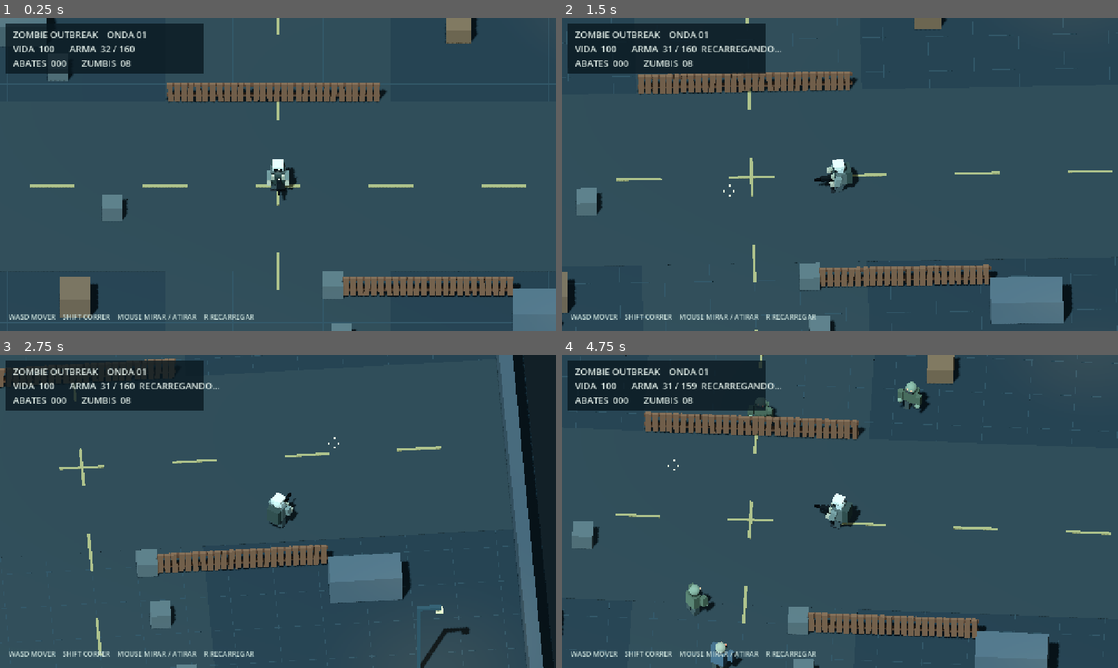
Above: before the commit, frames 1-4 (two rows, left to right).
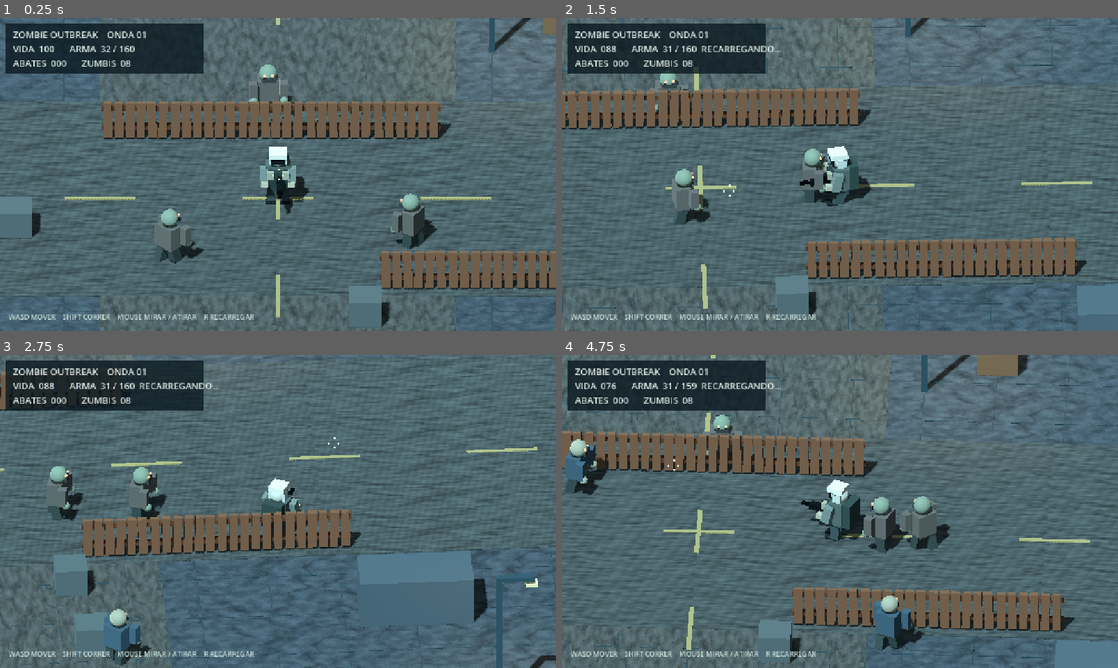
Above: after the commit, the same moments.

Repository: lulualcides-sys/Zumbi
Game: Godot game, scene res://scenes/Main.tscn
Two runs of this game, one before a commit and one after it. Both use one fixed random seed, a clock stepped at 60 frames per second and the inputs below.
Inputs (mouse positions are in pixels of both pictures, inside the frame that each line leads up to):
- Up to frame 1 (0.25 s): no input
- Up to frame 2 (1.5 s): tap Enter at 0.5 s; move the mouse to (962, 158) at 0.52 s; hold D 0.53-1.28 s; hold Enter 0.53-1.28 s; click (962, 158) at 0.67 s; move the mouse to (728, 190) at 1.27 s; hold S from 1.28 s (still down); tap R at 1.35 s
- Up to frame 3 (2.75 s): move the mouse to (333, 442) at 2.02 s; release S at 2.03 s; hold D from 2.03 s (still down); hold Shift from 2.03 s (still down)
- Up to frame 4 (4.75 s): move the mouse to (812, 574) at 2.77 s; release D at 2.78 s; release Shift at 2.78 s; hold W 2.78-3.53 s; tap Enter at 2.85 s; click (812, 574) at 2.92 s; move the mouse to (1006, 558) at 3.52 s; hold R 3.53-4.28 s; hold A from 3.53 s (still down); move the mouse to (673, 464) at 4.27 s; tap Shift at 4.35 s

The runs differ from the first frame. In frame 1, 76% of the frame differs, in the area x 0-100%, y 0-100%; in frame 2, 76%; in frame 3, 72%; in frame 4, 77%.

Commit message:
feat: zombie outbreak v0.4 camera, scene and visual fidelity upgrades
* feat: closer low-angle 3/4 cinematic camera and visible zombies/props on first frame

* feat(visual): add deterministic gritty asphalt texture for abandoned road

* feat(visual): textured road surfaces instead of flat unshaded boxes

Diff:
--- a/scripts/Main.gd
+++ b/scripts/Main.gd
@@ -4,6 +4,7 @@
 
 const Models = preload("res://scripts/ActorFactory.gd")
 const Artwork = preload("res://scripts/VisualAssets.gd")
+const StreetSurface = preload("res://scripts/SurfaceTextures.gd")
 const WALK_SPEED := 5.2
 const RUN_SPEED := 8.0
 const FIRE_INTERVAL := 0.12
@@ -11,7 +12,7 @@
 const MAG_SIZE := 32
 const MAX_ENEMIES := 26
 const WORLD_LIMIT := 17.0
-const CAMERA_OFFSET := Vector3(0.0, 15.5, 13.4)
+const CAMERA_OFFSET := Vector3(0.0, 9.3, 14.2)
 
 var rng := RandomNumberGenerator.new()
 var player: CharacterBody3D
@@ -117,9 +118,13 @@
     add_child(light)
 
 func _level() -> void:
-    _solid_box(Vector3(0, -0.38, 0), Vector3(40, 0.76, 40), Color("#26353b"))
-    _visual_box(self, Vector3(0, 0.009, 0), Vector3(10.0, 0.024, 39.0), Color("#303d40"))
-    _visual_box(self, Vector3(0, 0.012, 0), Vector3(39.0, 0.024, 10.0), Color("#303d40"))
+    var ground := _solid_box(Vector3(0, -0.38, 0), Vector3(40, 0.76, 40), Color("#26353b"))
+    var ground_visual := ground.get_child(1) as MeshInstance3D
+    ground_visual.material_override = StreetSurface.asphalt_material(Color("#5b6870"), 20.0)
+    var road_north := _visual_box(self, Vector3(0, 0.009, 0), Vector3(10.0, 0.024, 39.0), Color("#303d40"))
+    var road_east := _visual_box(self, Vector3(0, 0.012, 0), Vector3(39.0, 0.024, 10.0), Color("#303d40"))
+    road_north.material_override = StreetSurface.asphalt_material(Color("#6a6d68"), 12.0)
+    road_east.material_override = StreetSurface.asphalt_material(Color("#636b69"), 12.0)
     for i in range(-3, 4):
         _visual_box(self, Vector3(0, 0.031, float(i) * 5.0), Vector3(0.13, 0.02, 2.2), Color("#a59965"))
         _visual_box(self, Vector3(float(i) * 5.0, 0.034, 0), Vector3(2.0, 0.02, 0.13), Color("#a59965"))
@@ -129,9 +134,9 @@
         _visual_box(self, Vector3(float(row) * 2.0, 0.018, 0), Vector3(0.018, 0.008, 39.0), tint)
         _visual_box(self, Vector3(0, 0.018, float(row) * 2.0), Vector3(39.0, 0.008, 0.018), tint)
     for i in range(5):
-        _fence_segment(Vector3(-4.0 + float(i) * 1.9, 0.65, -5.0))
+        _fence_segment(Vector3(-4.0 + float(i) * 1.9, 0.65, -3.1))
     for i in range(4):
-        _fence_segment(Vector3(3.8 + float(i) * 1.9, 0.65, 6.4))
+        _fence_segment(Vector3(3.8 + float(i) * 1.9, 0.65, 4.6))
     _solid_box(Vector3(-11.7, 0.68, -9.0), Vector3(2.9, 1.35, 1.6), Color("#505d5e"), 7)
     _solid_box(Vector3(12.0, 0.72, 8.0), Vector3(3.2, 1.45, 1.5), Color("#516066"), 7)
     _solid_box(Vector3(-9.0, 0.6, 7.0), Vector3(1.35, 1.18, 1.4), Color("#755c46"), 4)
@@ -149,13 +154,14 @@
     _street_lamp(Vector3(-15, 0, -13))
     _street_lamp(Vector3(14, 0, 13))
     _street_lamp(Vector3(14, 0, -12))
+    _street_lamp(Vector3(6.0, 0, -7.6))
     # Props CC0 com geometria, UVs, materiais e silhuetas reais. Fallback
     # permanece jogavel quando o pacote visual ainda nao foi instalado.
     Artwork.add_prop(self, "container_green.gltf", Vector3(-12, 0.02, -13), 0.77, 0.22)
-    Artwork.add_prop(self, "pallet.gltf", Vector3(-8.5, 0.02, -8.0), 1.0, 0.45)
-    Artwork.add_prop(self, "barrel.gltf", Vector3(9.7, 0.02, -6.8), 1.0)
-    Artwork.add_prop(self, "barrel.gltf", Vector3(10.6, 0.02, -7.1), 1.0)
-    Artwork.add_prop(self, "traffic_barrier.gltf", Vector3(-8.8, 0.02, 11), 1.15, -0.32)
+    Artwork.add_prop(self, "pallet.gltf", Vector3(-3.1, 0.02, 2.1), 1.0, 0.45)
+    Artwork.add_prop(self, "barrel.gltf", Vector3(4.8, 0.02, -2.4), 1.0)
+    Artwork.add_prop(self, "barrel.gltf", Vector3(5.6, 0.02, -2.2), 1.0)
+    Artwork.add_prop(self, "traffic_barrier.gltf", Vector3(-5.6, 0.02, 1.0), 1.15, -0.32)
 
 func _create_player() -> void:
     player = CharacterBody3D.new()
@@ -169,7 +175,7 @@
     camera = Camera3D.new()
     camera.name = "ThreeQuarterCamera"
     camera.projection = Camera3D.PROJECTION_ORTHOGONAL
-    camera.size = 13.9
+    camera.size = 8.8
     camera.near = 0.1
     camera.far = 110.0
     camera.current = true
@@ -409,6 +415,11 @@
     pending_spawns = mini(5 + wave * 3, MAX_ENEMIES)
     spawn_timer = 0.6
     wave_delay = 0
+    # Mostrar o combate ja no primeiro quadro, em vez de iniciar com arena vazia.
+    if wave == 1:
+        for angle in [0.55, 2.35, 4.65]:
+            _spawn_zombie(5.0, float(angle))
+            pending_spawns -= 1
 
 func _advance_wave(delta: float) -> void:
     if pending_spawns > 0:
@@ -425,11 +436,11 @@
     else:
         wave_delay = 0.0
 
-func _spawn_zombie() -> void:
+func _spawn_zombie(distance: float = 15.0, fixed_angle: float = -1.0) -> void:
     if zombies.size() >= MAX_ENEMIES:
         return
-    var angle := rng.randf_range(0, TAU)
-    var location := player.global_position + Vector3(cos(angle) * 15, 0, sin(angle) * 15)
+    var angle := fixed_angle if fixed_angle >= 0.0 else rng.randf_range(0, TAU)
+    var location := player.global_position + Vector3(cos(angle) * distance, 0, sin(angle) * distance)
     location.x = clampf(location.x, -WORLD_LIMIT, WORLD_LIMIT)
     location.z = clampf(location.z, -WORLD_LIMIT, WORLD_LIMIT)
     location.y = 0.88
--- /dev/null
+++ b/scripts/SurfaceTextures.gd
@@ -0,0 +1,30 @@
+extends RefCounted
+## Deterministic gritty street surface. Small baked CPU texture, not a paid asset.
+
+static var _asphalt: Texture2D
+
+static func asphalt_material(tint: Color, repeats: float = 8.0) -> StandardMaterial3D:
+    if _asphalt == null:
+        var grain := Image.create_empty(192, 192, false, Image.FORMAT_RGBA8)
+        var noise := FastNoiseLite.new()
+        noise.seed = 14597
+        noise.frequency = 0.055
+        noise.fractal_type = FastNoiseLite.FRACTAL_FBM
+        noise.fractal_octaves = 3
+        var cracks := FastNoiseLite.new()
+        cracks.seed = 734
+        cracks.frequency = 0.012
+        for y in range(192):
+            for x in range(192):
+                var broad := noise.get_noise_2d(float(x), float(y))
+                var fine := float((x * 37 + y * 67) % 31) / 31.0 - 0.5
+                var fracture := absf(cracks.get_noise_2d(float(x), float(y)))
+                var detail := clampf(0.78 + 0.19 * broad + 0.11 * fine - 0.13 * (1.0 - smoothstep(0.0, 0.13, fracture)), 0.42, 1.0)
+                grain.set_pixel(x, y, Color(detail, detail * 0.99, detail * 0.98, 1.0))
+        _asphalt = ImageTexture.create_from_image(grain)
+    var material := StandardMaterial3D.new()
+    material.albedo_texture = _asphalt
+    material.albedo_color = tint
+    material.roughness = 0.95
+    material.uv1_scale = Vector3(repeats, repeats, 1.0)
+    return material
